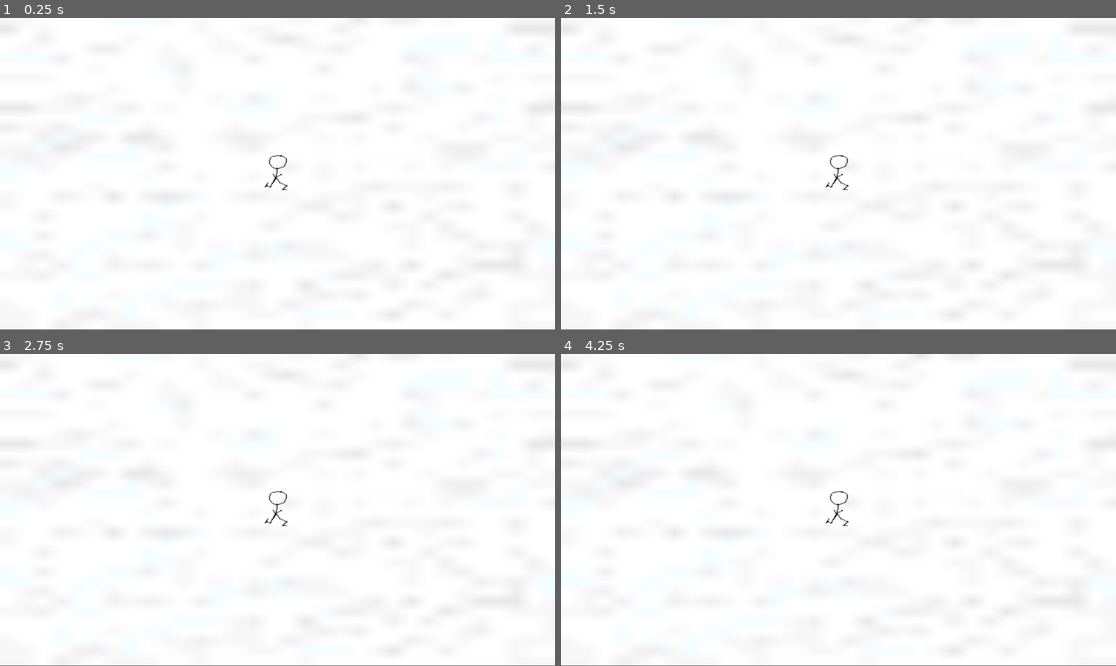
Above: before the commit, frames 1-4 (two rows, left to right).
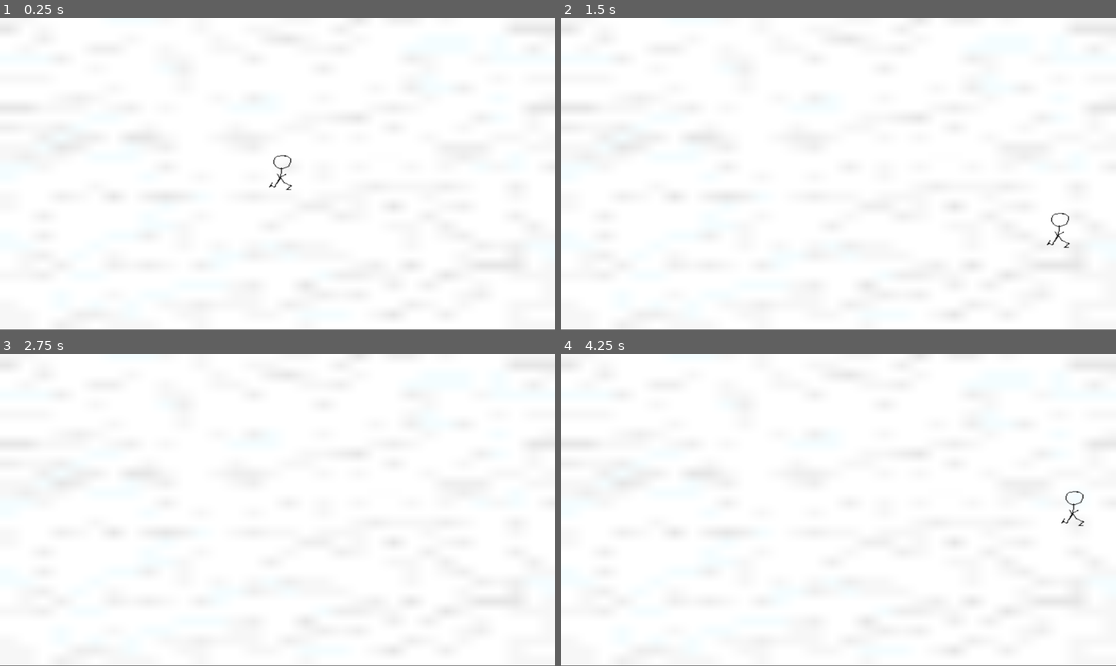
Above: after the commit, the same moments.

Repository: xkolyaskin/Mycrosoffed-Studios
Game: Godot game, scene res://Game.tscn
Two runs of this game, one before a commit and one after it. Both use one fixed random seed, a clock stepped at 60 frames per second and the inputs below. Before the commit the project has no main scene; this scene is started directly in both runs.
Inputs:
- Up to frame 1 (0.25 s): no input
- Up to frame 2 (1.5 s): tap Enter at 0.5 s; hold D (move_right, bound only after the commit) 0.53-1.28 s; hold S (move_down, bound only after the commit) from 1.28 s (still down)
- Up to frame 3 (2.75 s): release S (move_down, bound only after the commit) at 2.03 s; hold D (move_right, bound only after the commit) from 2.03 s (still down)
- Up to frame 4 (4.25 s): tap Space at 2.75 s; release D (move_right, bound only after the commit) at 2.78 s; hold W (move_up, bound only after the commit) 2.78-3.53 s; tap Enter at 3.5 s; hold A (move_left, bound only after the commit) from 3.53 s (still down)

The runs differ from the first frame. In frame 1, 0.2% of the frame differs, in the area x 47-53%, y 43-56%; in frame 2, 0.2%, in the area x 47-92%, y 43-74%; in frame 3, 0.1%; in frame 4, 0.2%.

Commit message:
added player movement

Diff:
--- a/new-game-project/Game.tscn
+++ b/new-game-project/Game.tscn
@@ -13,5 +13,5 @@
 scale = Vector2(36.3125, 20.4375)
 texture = ExtResource("2_xkndl")
 
-[node name="CharacterBody2D" parent="." instance=ExtResource("1_wbfu4")]
-position = Vector2(574, 317)
+[node name="Player" parent="." instance=ExtResource("1_wbfu4")]
+position = Vector2(583, 317)
--- /dev/null
+++ b/new-game-project/player.gd
@@ -0,0 +1,6 @@
+extends CharacterBody2D
+
+func _physics_process(delta):
+	var direction = Input.get_vector("move_left","move_right","move_up","move_down")
+	velocity = direction * 600
+	move_and_slide()
--- a/new-game-project/player.tscn
+++ b/new-game-project/player.tscn
@@ -1,18 +1,24 @@
-[gd_scene load_steps=3 format=3 uid="uid://d0h7s2b3qj6hu"]
+[gd_scene load_steps=5 format=3 uid="uid://d0h7s2b3qj6hu"]
 
 [ext_resource type="Texture2D" uid="uid://vwdvd14qjvtn" path="res://Walk cycle 1-1.png.png" id="1_4flbx"]
+[ext_resource type="Script" uid="uid://upnk3iidwaul" path="res://player_animation.gd" id="2_i3pqv"]
+[ext_resource type="Script" uid="uid://dq5tr0ll4cm75" path="res://player.gd" id="2_onrkg"]
 
 [sub_resource type="CircleShape2D" id="CircleShape2D_4flbx"]
 radius = 45.1221
 
-[node name="CharacterBody2D" type="CharacterBody2D"]
+[node name="Player" type="CharacterBody2D"]
+script = ExtResource("2_onrkg")
 
 [node name="CollisionShape2D" type="CollisionShape2D" parent="."]
 shape = SubResource("CircleShape2D_4flbx")
 
-[node name="Sprite2D" type="Sprite2D" parent="."]
+[node name="AnimationPlayer" type="AnimationPlayer" parent="."]
+script = ExtResource("2_i3pqv")
 
-[node name="WalkCycle1-1_png" type="Sprite2D" parent="."]
+[node name="PlayerSprite" type="Node2D" parent="."]
+
+[node name="WalkCycle1-1_png" type="Sprite2D" parent="PlayerSprite"]
 position = Vector2(2, -1)
 scale = Vector2(1.75, 1.28125)
 texture = ExtResource("1_4flbx")
--- /dev/null
+++ b/new-game-project/player_animation.gd
@@ -0,0 +1 @@
+extends AnimationPlayer
--- a/new-game-project/project.godot
+++ b/new-game-project/project.godot
@@ -11,5 +11,29 @@
 [application]
 
 config/name="New Game Project"
+run/main_scene="uid://by3pqdi07jfji"
 config/features=PackedStringArray("4.4", "Forward Plus")
 config/icon="res://icon.svg"
+
+[input]
+
+move_left={
+"deadzone": 0.2,
+"events": [Object(InputEventKey,"resource_local_to_scene":false,"resource_name":"","device":-1,"window_id":0,"alt_pressed":false,"shift_pressed":false,"ctrl_pressed":false,"meta_pressed":false,"pressed":false,"keycode":0,"physical_keycode":65,"key_label":0,"unicode":97,"location":0,"echo":false,"script":null)
+]
+}
+move_right={
+"deadzone": 0.2,
+"events": [Object(InputEventKey,"resource_local_to_scene":false,"resource_name":"","device":-1,"window_id":0,"alt_pressed":false,"shift_pressed":false,"ctrl_pressed":false,"meta_pressed":false,"pressed":false,"keycode":0,"physical_keycode":68,"key_label":0,"unicode":100,"location":0,"echo":false,"script":null)
+]
+}
+move_up={
+"deadzone": 0.2,
+"events": [Object(InputEventKey,"resource_local_to_scene":false,"resource_name":"","device":-1,"window_id":0,"alt_pressed":false,"shift_pressed":false,"ctrl_pressed":false,"meta_pressed":false,"pressed":false,"keycode":0,"physical_keycode":87,"key_label":0,"unicode":119,"location":0,"echo":false,"script":null)
+]
+}
+move_down={
+"deadzone": 0.2,
+"events": [Object(InputEventKey,"resource_local_to_scene":false,"resource_name":"","device":-1,"window_id":0,"alt_pressed":false,"shift_pressed":false,"ctrl_pressed":false,"meta_pressed":false,"pressed":false,"keycode":0,"physical_keycode":83,"key_label":0,"unicode":115,"location":0,"echo":false,"script":null)
+]
+}
Not shown, added: new-game-project/player.gd.uid
Not shown, added: new-game-project/player_animation.gd.uid
